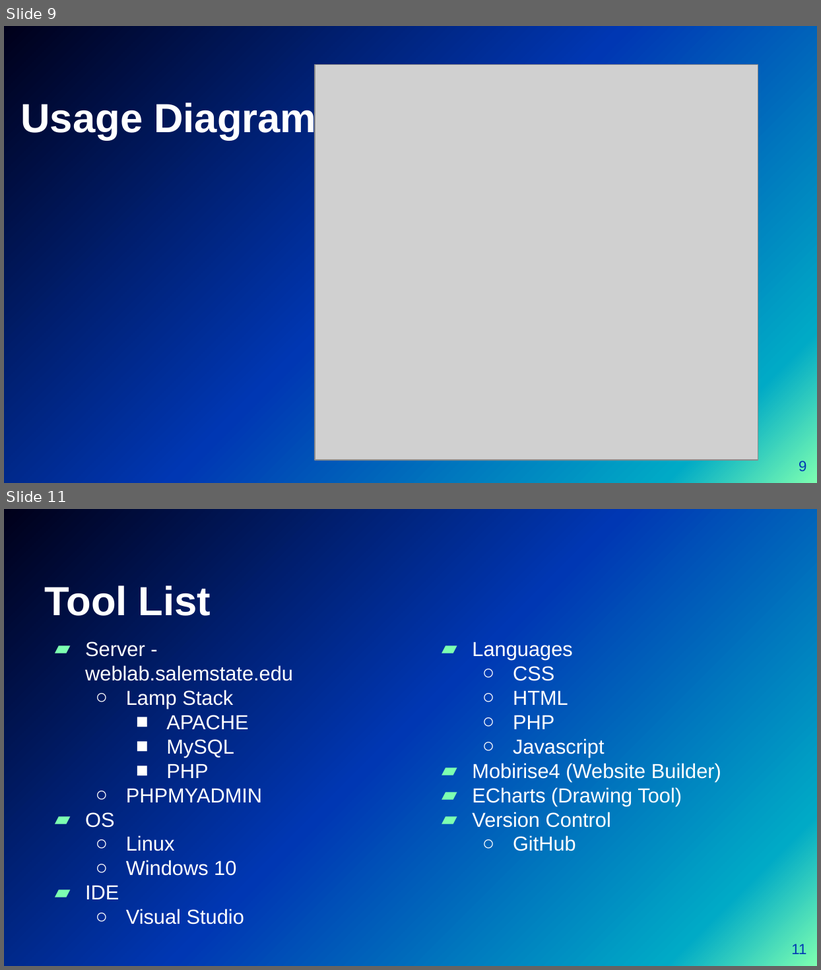
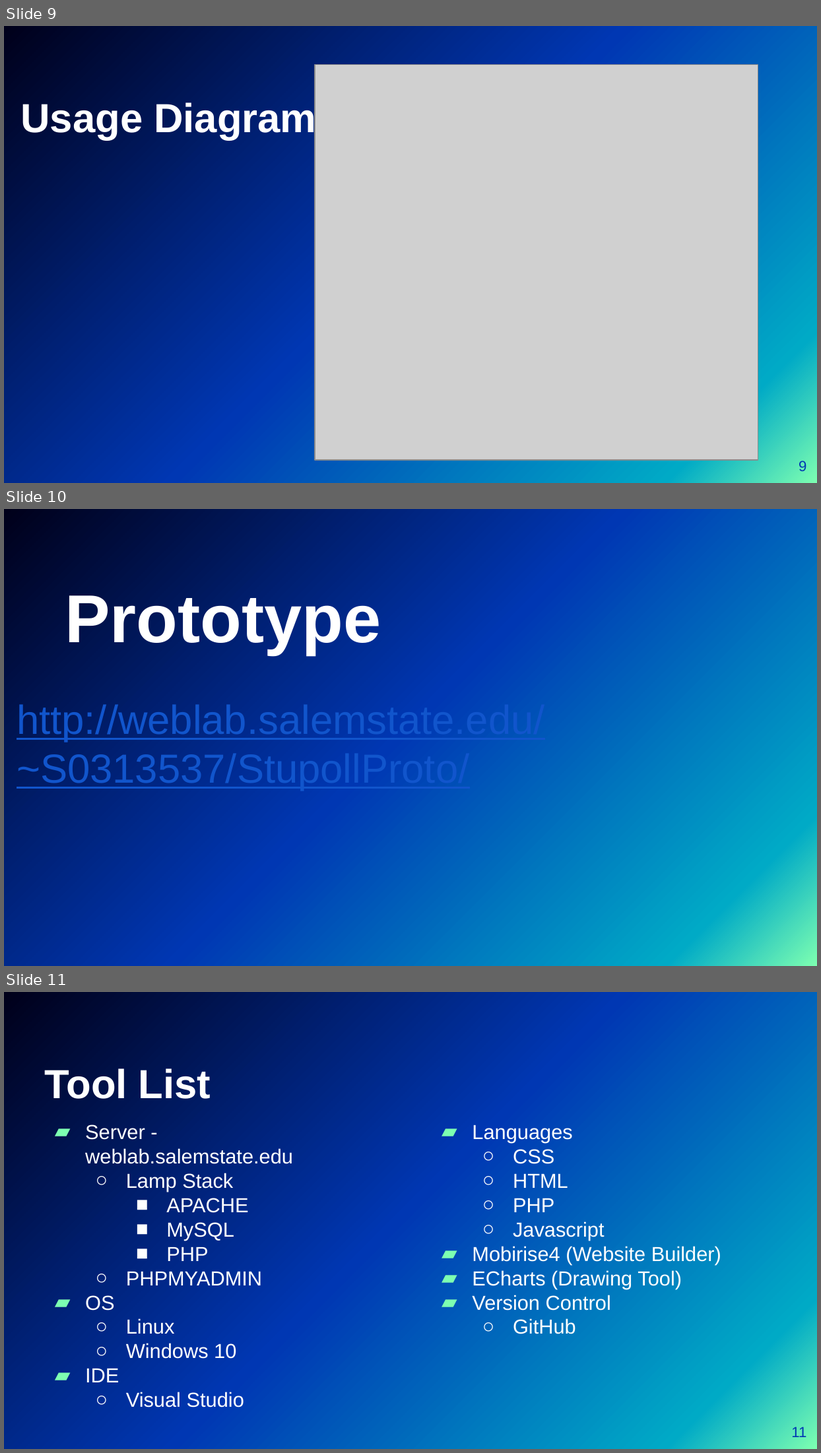
Before and after one commit to ReeceSSU/Student-Polling, a slide deck: CSC-520/Final Report/Student Polling Application.pptx. Shown one above the other, each under a label of ours: slides 9 and 11 before the commit, slides 9, 10 and 11 after it; the slides between them are not shown. The pictures are 821x970 and 821x1453 pixels, drawn with LibreOffice and Linux fonts; fonts in the diff are those of the drawing; grey boxes stand for pictures; background and template pictures are left out. Boxes give left, top, right and bottom in pixels: in the first picture for what was removed or moved away, otherwise in the second. Text is boxed around its words. In the diff, an @@ line names an element or a change of style, - is before the commit and + after.

```diff
--- a/CSC-520/Final Report/Student Polling Application.pptx
+++ b/CSC-520/Final Report/Student Polling Application.pptx
@@ slide 10 added at bbox=[4, 509, 817, 966], background picture (left out) @@
@@ title added at bbox=[65, 589, 381, 656], 60 pt, text #FFFFFF, bold @@
+Prototype
@@ title added at bbox=[17, 702, 545, 791], 36 pt, text #1155CC, underline @@
+http://weblab.salemstate.edu/~S0313537/StupollProto/
```
Also in this commit, not shown: 2 slides changed, 1 slide removed.
